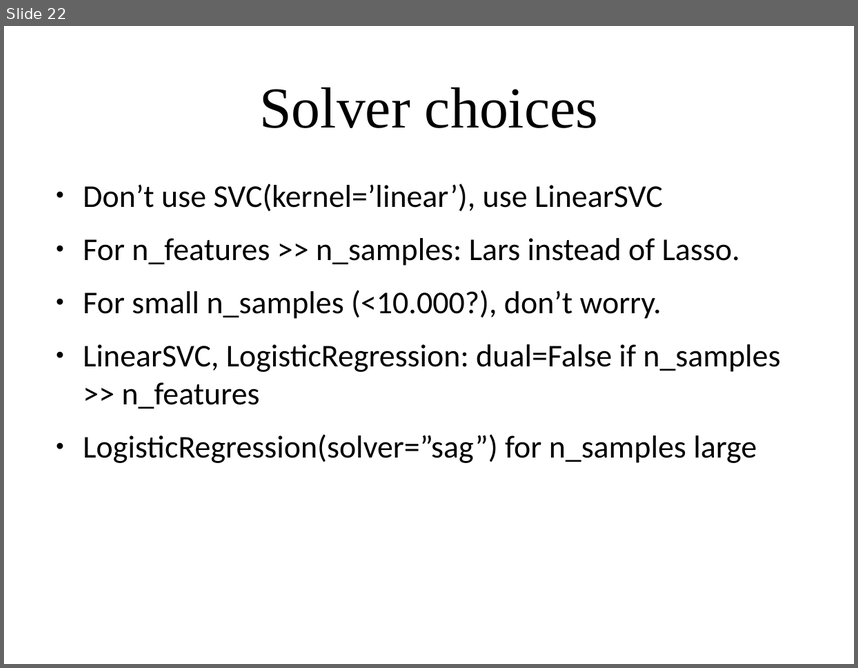
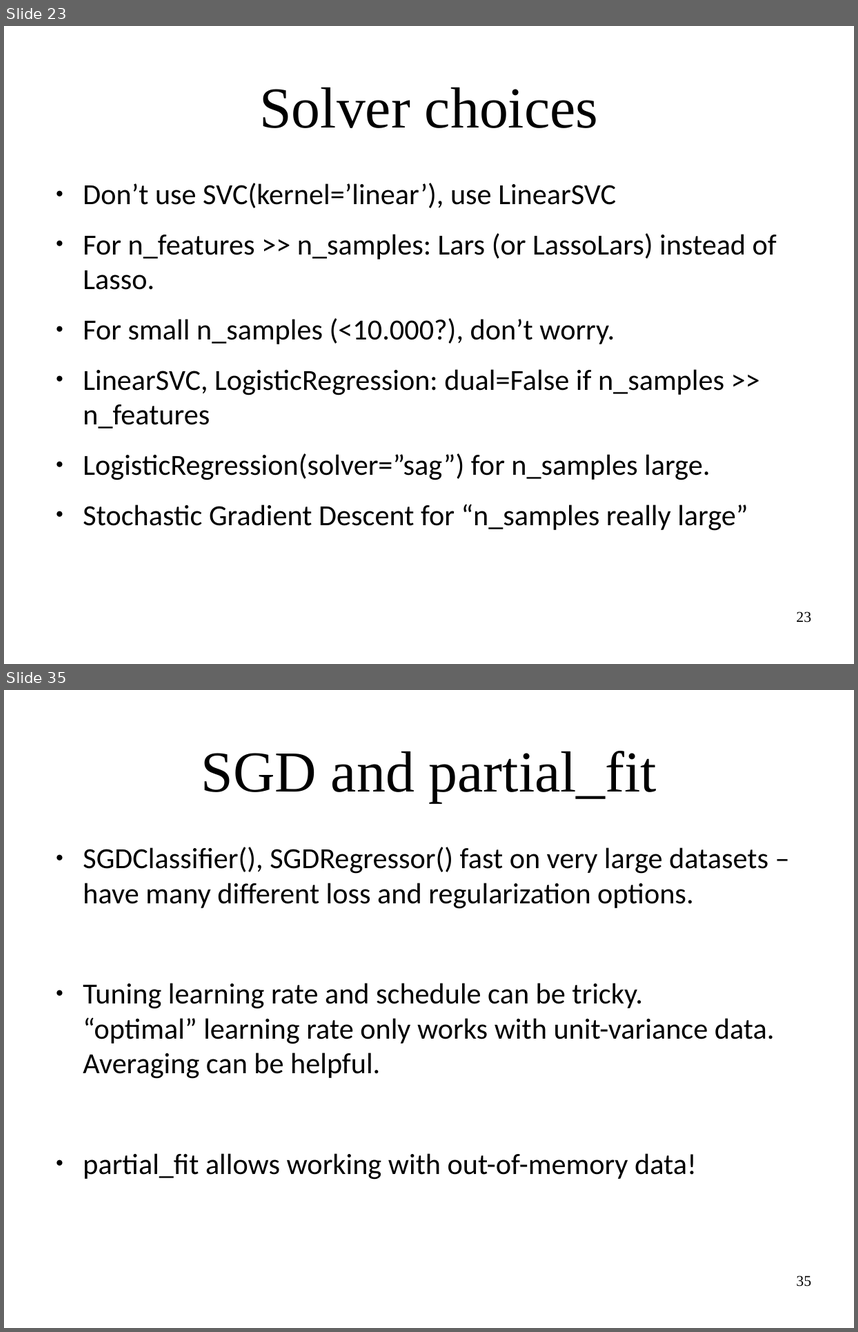
Before and after one commit to amueller/applied_ml_spring_2017, a slide deck: slides/aml-06-020617.odp. Shown one above the other, each under a label of ours: slide 22 before the commit, slides 23 and 35 after it; the slides between them are not shown. The pictures are 858x668 and 858x1332 pixels, drawn with LibreOffice and Linux fonts; fonts in the diff are those of the drawing. Boxes give left, top, right and bottom in pixels: in the first picture for what was removed or moved away, otherwise in the second. Text is boxed around its words. In the diff, an @@ line names an element or a change of style, - is before the commit and + after.

```diff
--- a/slides/aml-06-020617.odp
+++ b/slides/aml-06-020617.odp
@@ slide 35 added at <box>4,690,854,1328</box>, background #FFFFFF @@
@@ title added at <box>201,751,657,802</box>, 54 pt, text #000000 @@
+SGD and partial_fit
@@ text added at <box>83,847,775,1179</box>, 27.2 pt, text #000000 @@
+● SGDClassifier(), SGDRegressor() fast on very large datasets – have many different loss and regularization options.
+● Tuning learning rate and schedule can be tricky.
+  “optimal” learning rate only works with unit-variance data. Averaging can be helpful.
+● partial_fit allows working with out-of-memory data!
@@ page number added at <box>796,1275,811,1286</box>, 14 pt, text #000000 @@
+35
@@ what was slide 22 is now slide 23 @@
@@ slide 23 changed as well @@
@@ text at <box>83,183,724,428</box>: size 29.6 to 27.2 pt in "Don’t use SVC(kernel=’linear’), use LinearSVC", "For small n_samples (<10.000?), don’t worry.", "LinearSVC, LogisticRegression: dual=False if n_samples >> n_ ..." @@
@@ text at <box>83,233,777,290</box>: text changed; size 29.6 to 27.2 pt @@
-● For n_features >> n_samples: Lars instead of Lasso.
+● For n_features >> n_samples: Lars (or LassoLars) instead of Lasso.
@@ text at <box>83,453,748,530</box>: text changed; size 29.6 to 27.2 pt @@
-● LogisticRegression(solver=”sag”) for n_samples large
+● LogisticRegression(solver=”sag”) for n_samples large.
+● Stochastic Gradient Descent for “n_samples really large”
@@ page number added at <box>796,611,811,622</box>, 14 pt, text #000000 @@
+23
```
Also in this commit, not shown: 20 other slides changed, 13 other slides added, 1 other file.
